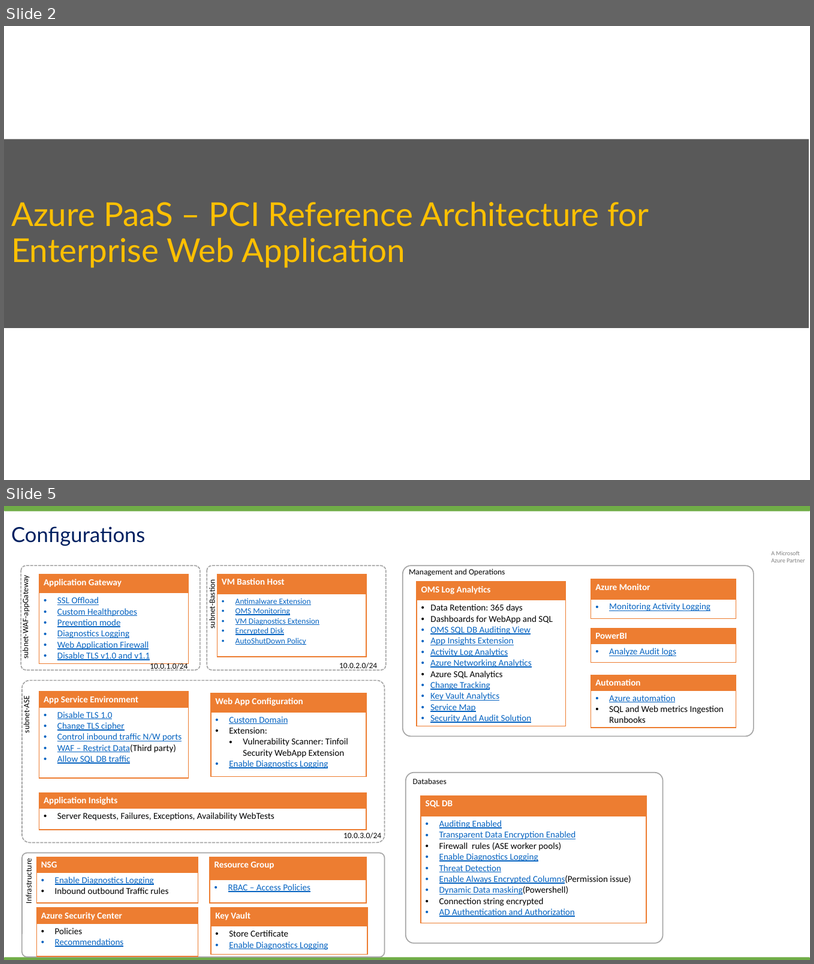
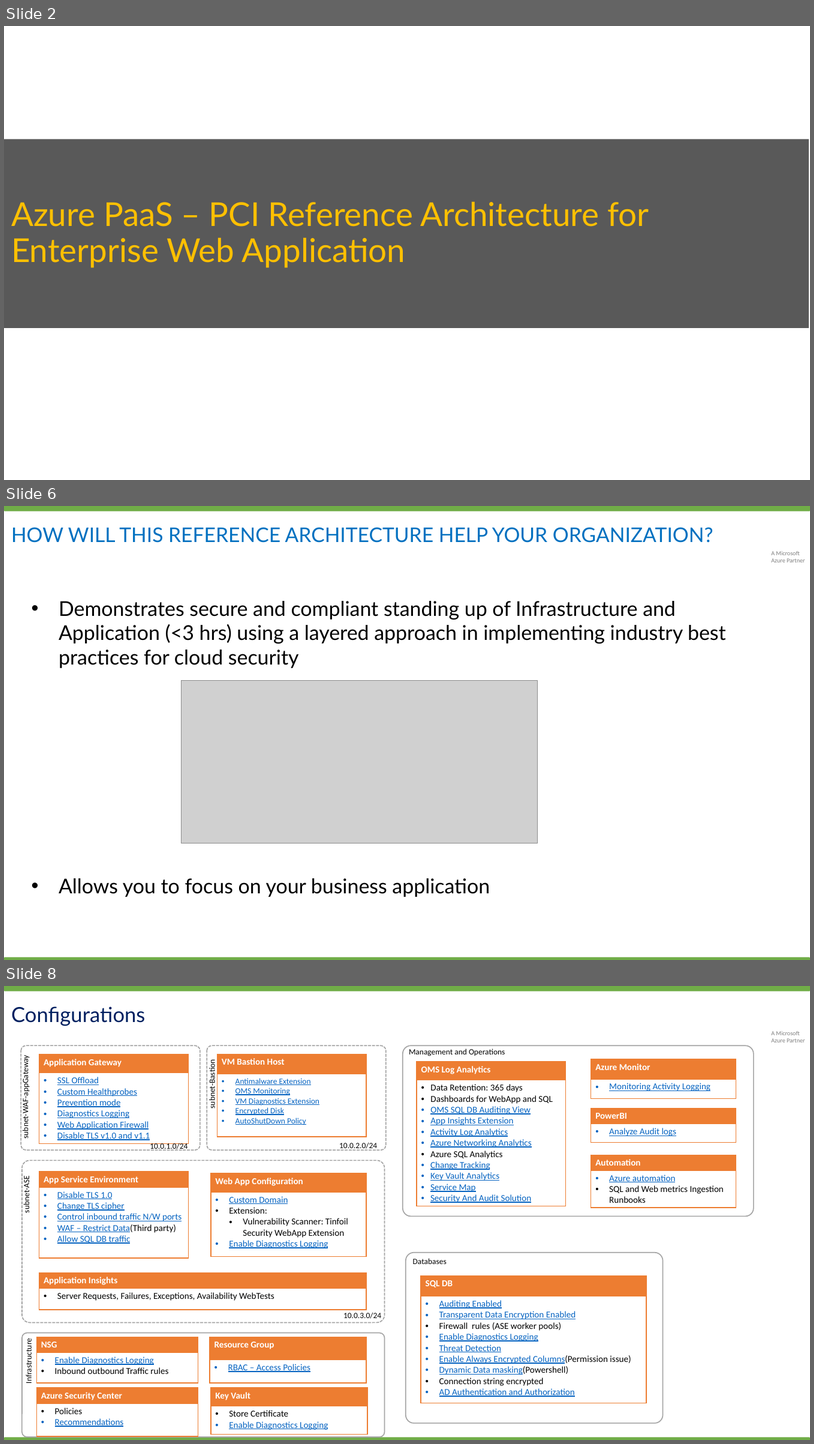
Before and after one commit to Cloudneeti/pci-paas-webapp-ase-sqldb-appgateway-keyvault-oms, a slide deck: documents/Azure_PCI_PaaS_Management_Reference_Architecture.pptx. Shown one above the other, each under a label of ours: slides 2 and 5 before the commit, slides 2, 6 and 8 after it; the slides between them are not shown. The pictures are 814x964 and 814x1444 pixels, drawn with LibreOffice and Linux fonts; fonts in the diff are those of the drawing; grey boxes stand for pictures; background and template pictures are left out. Boxes give left, top, right and bottom in pixels: in the first picture for what was removed or moved away, otherwise in the second. Text is boxed around its words. In the diff, an @@ line names an element or a change of style, - is before the commit and + after.

```diff
--- a/documents/Azure_PCI_PaaS_Management_Reference_Architecture.pptx
+++ b/documents/Azure_PCI_PaaS_Management_Reference_Architecture.pptx
@@ slide 6 added at (4, 506, 810, 960), background #FFFFFF; not listed: 3 template elements that a slide beside it also shows @@
@@ title added at (11, 527, 714, 543), 20 pt, text #0070C0 @@
+HOW WILL THIS REFERENCE ARCHITECTURE HELP YOUR ORGANIZATION?
@@ text added at (59, 601, 726, 668), 20.2 pt, text #000000 @@
+• Demonstrates secure and compliant standing up of Infrastructure and Application (<3 hrs) using a layered approach in implementing industry best practices for cloud security
@@ picture added at (181, 680, 537, 843) @@
@@ text added at (59, 878, 490, 897), 20.2 pt, text #000000 @@
+• Allows you to focus on your business application
@@ what was slide 5 is now slide 8 @@
```
Also in this commit, not shown: 2 slides changed, 2 other slides added, 4 other files.
